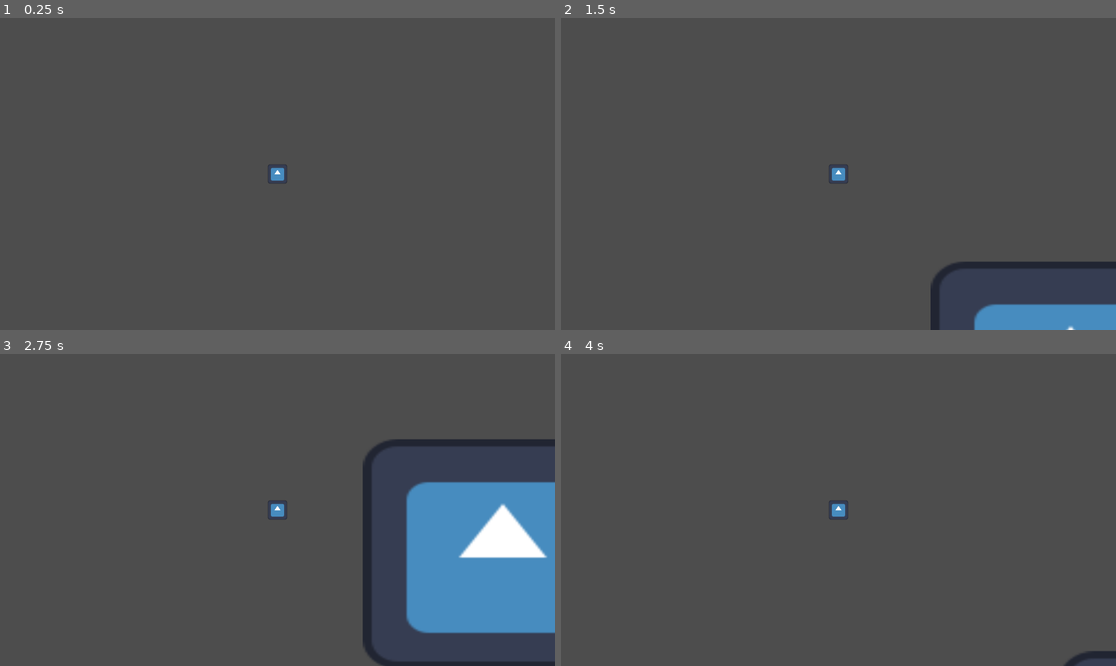
Above: before the commit, frames 1-4 (two rows, left to right).
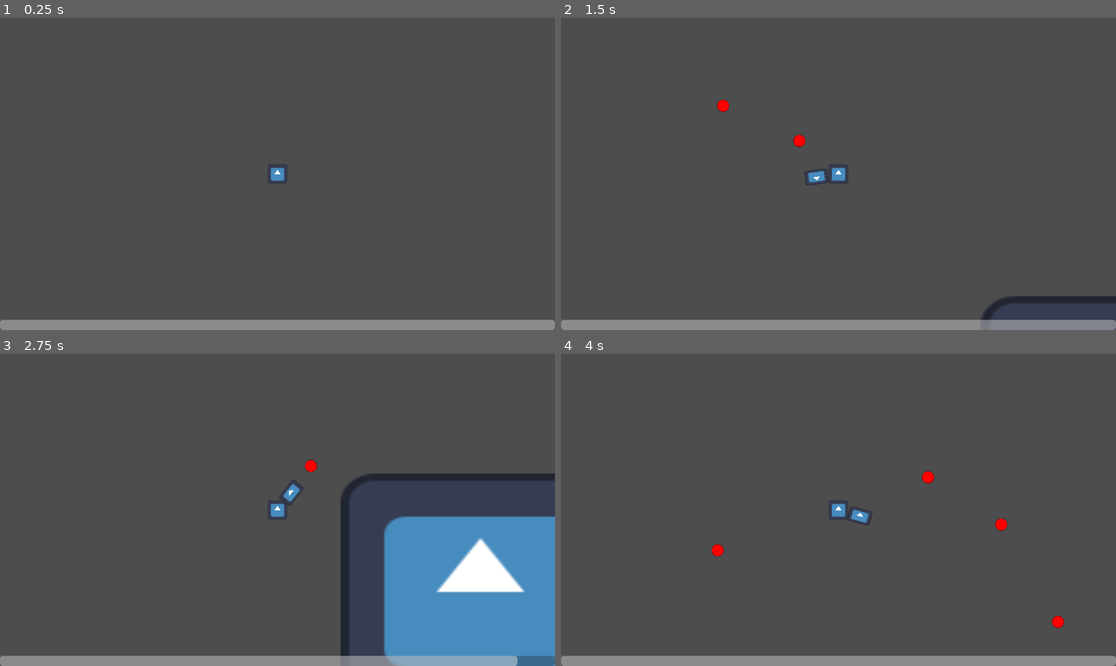
Above: after the commit, the same moments.

Repository: pungers/PenGun
Game: Godot game, scene res://Scenes/UI/ui.tscn
The game is run twice, just before and just after one commit, with the same random seed, the same clock (stepped at 60 frames per second) and the same inputs. Before the commit the project starts from res://Scenes/World/world.tscn. The engine's default icon, where the game draws it, is replaced by a stand-in: a white triangle on a blue panel in a dark square.
Inputs (mouse positions are in pixels of both pictures, inside the frame that each line leads up to):
- Up to frame 1 (0.25 s): no input
- Up to frame 2 (1.5 s): tap Enter at 0.5 s; move the mouse to (960, 158) at 0.52 s; hold D (move_right) 0.53-1.28 s; click (960, 158) at 0.6 s; move the mouse to (727, 189) at 1.27 s; hold S (move_down) from 1.28 s (still down); click (727, 189) at 1.35 s
- Up to frame 3 (2.75 s): move the mouse to (333, 441) at 2.02 s; release S (move_down) at 2.03 s; hold D (move_right) from 2.03 s (still down); hold Shift (shift) from 2.03 s (still down); click (333, 441) at 2.3 s
- Up to frame 4 (4 s): move the mouse to (810, 572) at 2.77 s; release D (move_right) at 2.78 s; release Shift (shift) at 2.78 s; hold W (move_up) 2.78-3.53 s; click (810, 572) at 2.85 s; move the mouse to (1005, 556) at 3.52 s; hold A (move_left) from 3.53 s (still down); click (1005, 556) at 3.6 s

The runs differ from the first frame. In frame 1, 3.3% of the frame differs, in the area x 0-100%, y 96-100%; in frame 2, 6.4%; in frame 3, 16%, in the area x 0-100%, y 27-100%; in frame 4, 3.8%.

Commit message:
added weapon

Diff:
--- a/src/Scenes/Player/Player.gd
+++ b/src/Scenes/Player/Player.gd
@@ -14,6 +14,21 @@
 # Called every frame. 'delta' is the elapsed time since the previous frame.
 func _process(delta):
 	var input = Vector2(0, 0)
+
+	var mousePos = get_viewport().get_mouse_position()
+	# center mouse position
+	mousePos.x -= get_viewport().size.x / 2
+	mousePos.y -= get_viewport().size.y / 2
+
+	var theta = atan(mousePos.y / mousePos.x)
+	var direction = mousePos.normalized()
+
+	if mousePos.x < 0:
+		theta -= PI
+	$Weapon.rotation = theta
+
+	if Input.is_action_just_pressed("click"):
+		$Weapon.spawnBullet(direction)
 
 	# if the character isnt sliding reset velocity
 	if !sliding:
--- a/src/Scenes/Player/Player.tscn
+++ b/src/Scenes/Player/Player.tscn
@@ -1,7 +1,8 @@
-[gd_scene load_steps=4 format=3 uid="uid://csee4gnihxo0s"]
+[gd_scene load_steps=5 format=3 uid="uid://csee4gnihxo0s"]
 
 [ext_resource type="Script" path="res://Scenes/Player/Player.gd" id="1_fxxlv"]
 [ext_resource type="Texture2D" uid="uid://ciaf8adq7laxr" path="res://icon.svg" id="1_qrt1x"]
+[ext_resource type="PackedScene" uid="uid://de3ebr6covwyp" path="res://Scenes/Weapon/weapon.tscn" id="3_2ewt4"]
 
 [sub_resource type="RectangleShape2D" id="RectangleShape2D_fy844"]
 
@@ -10,14 +11,13 @@
 script = ExtResource("1_fxxlv")
 
 [node name="Sprite2D" type="Sprite2D" parent="."]
-position = Vector2(52, 36)
 scale = Vector2(0.15625, 0.15625)
 texture = ExtResource("1_qrt1x")
 
 [node name="CollisionShape2D" type="CollisionShape2D" parent="."]
-position = Vector2(52, 36)
 shape = SubResource("RectangleShape2D_fy844")
 
 [node name="Camera2D" type="Camera2D" parent="."]
-position = Vector2(52, 36)
 zoom = Vector2(2, 2)
+
+[node name="Weapon" parent="." instance=ExtResource("3_2ewt4")]
--- /dev/null
+++ b/src/Scenes/Weapon/weapon.gd
@@ -0,0 +1,23 @@
+extends Node2D
+
+@onready var bulletObj = preload("res://Scenes/Bullet/bullet.tscn")
+
+# Called when the node enters the scene tree for the first time.
+func _ready():
+	pass # Replace with function body.
+
+
+# Called every frame. 'delta' is the elapsed time since the previous frame.
+func _process(delta):
+	pass
+
+func spawnBullet(direction):
+	var bullet = bulletObj.instantiate()
+	bullet.position.x = $BulletSpawn.global_position.x
+	bullet.position.y = $BulletSpawn.global_position.y
+	bullet.scale.y = 0.1
+	bullet.scale.x = 0.1
+	bullet.direction = direction
+	get_tree().get_root().add_child(bullet)
+
+	pass
--- /dev/null
+++ b/src/Scenes/Weapon/weapon.tscn
@@ -0,0 +1,15 @@
+[gd_scene load_steps=3 format=3 uid="uid://de3ebr6covwyp"]
+
+[ext_resource type="Texture2D" uid="uid://ciaf8adq7laxr" path="res://icon.svg" id="1_67wbd"]
+[ext_resource type="Script" path="res://Scenes/Weapon/weapon.gd" id="1_ynfn6"]
+
+[node name="Weapon" type="Node2D"]
+script = ExtResource("1_ynfn6")
+
+[node name="Sprite2D" type="Sprite2D" parent="."]
+position = Vector2(23, 0)
+scale = Vector2(0.1875, 0.11942)
+texture = ExtResource("1_67wbd")
+
+[node name="BulletSpawn" type="Node2D" parent="."]
+position = Vector2(34, 0)
--- a/src/project.godot
+++ b/src/project.godot
@@ -11,7 +11,7 @@
 [application]
 
 config/name="Pengun"
-run/main_scene="res://Scenes/World/world.tscn"
+run/main_scene="res://Scenes/UI/ui.tscn"
 config/features=PackedStringArray("4.2", "Forward Plus")
 config/icon="res://icon.svg"
 
Not shown: 1 places in src/Scenes/Bullet/bullet.tscn that only renumber resources
Not shown, added: src/Scenes/Weapon/wea39E7.tmp
